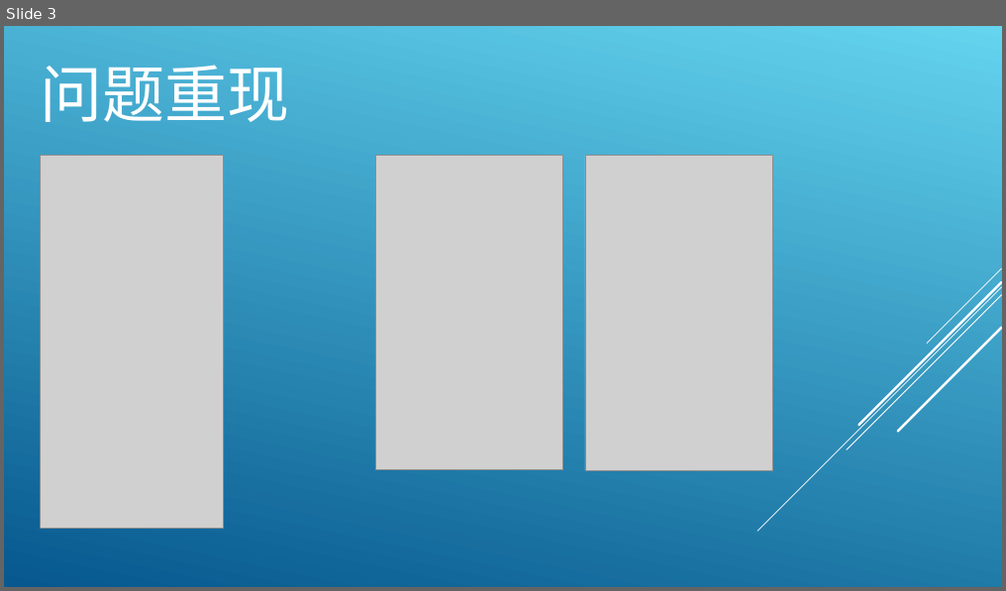
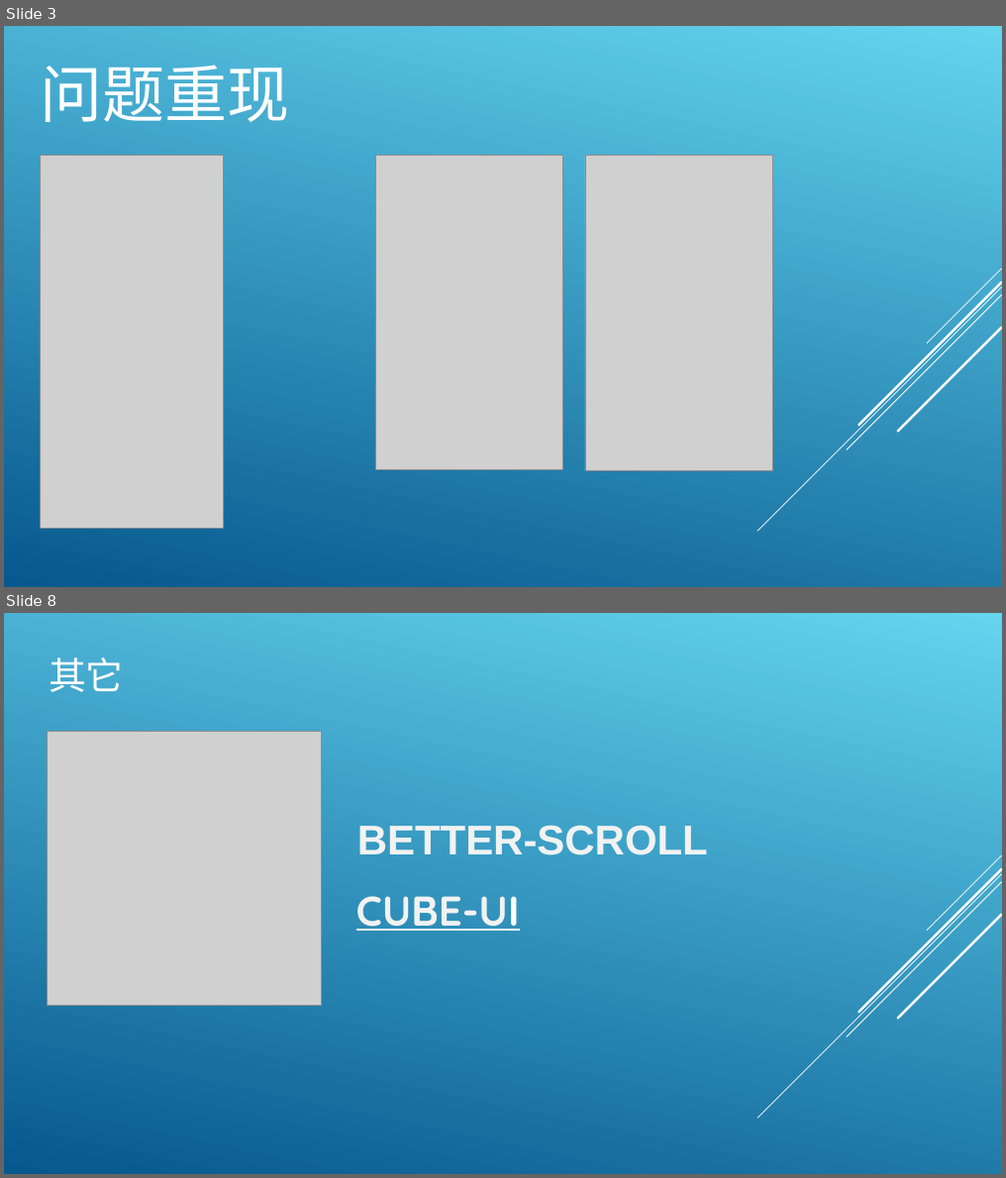
Before and after one commit to tlx6550/gulp-webpack-html-demo, a slide deck: fingerMover2.ppt. Shown one above the other, each under a label of ours: slide 3 before the commit, slides 3 and 8 after it; the slides between them are not shown. The pictures are 1006x591 and 1006x1178 pixels, drawn with LibreOffice and Linux fonts; fonts in the diff are those of the drawing; grey boxes stand for pictures. Boxes give left, top, right and bottom in pixels: in the first picture for what was removed or moved away, otherwise in the second. Text is boxed around its words. In the diff, an @@ line names an element or a change of style, - is before the commit and + after.

```diff
--- a/fingerMover2.ppt
+++ b/fingerMover2.ppt
@@ slide 8 added at (4,613,1002,1174), background gradient #64D4EF to #06588E; not listed: 5 template elements that a slide beside it also shows @@
@@ title added at (49,658,124,692), 36 pt, text #FFFFFF @@
+其它
@@ picture added at (47,731,321,1006) @@
@@ text added at (357,825,708,856), 40 pt, text #F2F2F2, bold @@
+BETTER-SCROLL
@@ text added at (356,896,520,931), 40 pt, text #F2F2F2, bold, underline @@
+CUBE-UI
```
Also in this commit, not shown: 1 slide changed, 5 other slides added, 3 other files.
